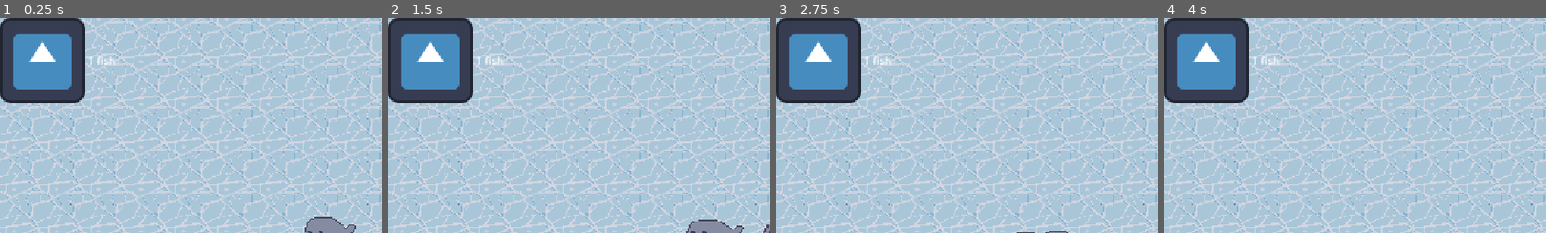
Above: before the commit, frames 1-4 (left to right).
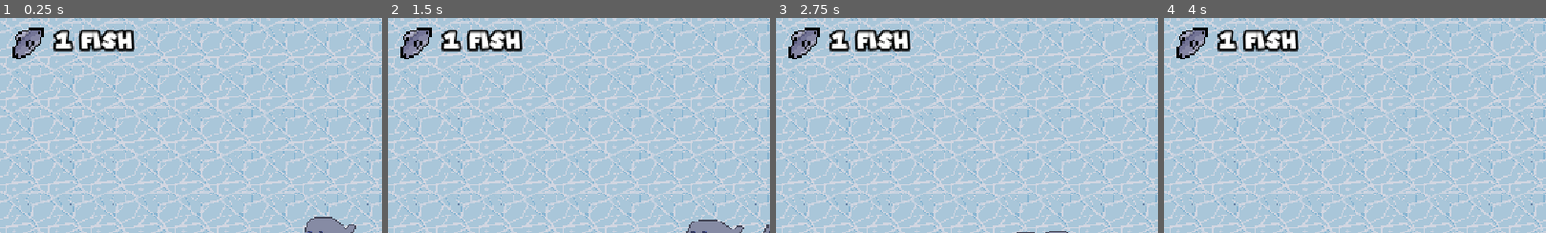
Above: after the commit, the same moments.

Repository: chamerlish/Collony-Sim
Game: Godot game, scene res://scenes/world.tscn
The game is run twice, just before and just after one commit, with the same random seed, the same clock (stepped at 60 frames per second) and the same inputs. The engine's default icon, where the game draws it, is replaced by a stand-in: a white triangle on a blue panel in a dark square.
Inputs (mouse positions are % of the whole screen's width and height, from its top left):
- Up to frame 1 (0.25 s): no input
- Up to frame 2 (1.5 s): tap Enter at 0.5 s; move the mouse to (72, 45) at 0.52 s; press the mouse at (72, 45) at 0.53 s; tap Space at 1.25 s; move the mouse to (30, 55) at 1.27 s; release the mouse at (30, 55) at 1.28 s; click (30, 55) at 1.35 s
- Up to frame 3 (2.75 s): move the mouse to (60, 28) at 2.02 s; press the mouse at (60, 28) at 2.03 s
- Up to frame 4 (4 s): move the mouse to (45, 70) at 2.77 s; release the mouse at (45, 70) at 2.78 s; click (45, 70) at 2.85 s; move the mouse to (80, 65) at 3.52 s; press the mouse at (80, 65) at 3.53 s
The pictures show only the part of the screen within x 0-50%, y 0-50%; the shares and areas given below are measured in that part.

The runs differ from the first frame. In frame 1, 10% of the frame differs, in the area x 0-36%, y 0-40%; in frame 2, 10%; in frame 3, 10%; in frame 4, 10%.

Commit message:
looks sick

Diff:
--- a/scenes/world.tscn
+++ b/scenes/world.tscn
@@ -4,7 +4,14 @@
 [ext_resource type="Texture2D" uid="uid://bbb5bhb37jtqv" path="res://sprites/floor_tile.png" id="2_rwgxs"]
 [ext_resource type="Script" uid="uid://b4ek7lfn0qlru" path="res://scripts/minion_selector.gd" id="3_4wyf3"]
 [ext_resource type="PackedScene" uid="uid://cfs1p7wg27rnj" path="res://scenes/fishing_spot.tscn" id="3_71j4m"]
-[ext_resource type="Texture2D" uid="uid://bwrhikkh6jc48" path="res://icon.svg" id="4_k0juu"]
+[ext_resource type="Texture2D" uid="uid://c1deeencoofbj" path="res://sprites/fish.png" id="5_71j4m"]
+[ext_resource type="FontFile" uid="uid://c6gnqpwfl47tp" path="res://fonts/SuperMario256.ttf" id="6_qfnet"]
+
+[sub_resource type="LabelSettings" id="LabelSettings_71j4m"]
+font = ExtResource("6_qfnet")
+font_size = 33
+outline_size = 15
+outline_color = Color(0, 0, 0, 1)
 
 [node name="world" type="Node2D" unique_id=177771181]
 
@@ -45,14 +52,26 @@
 
 [node name="HUD" type="CanvasLayer" parent="." unique_id=1730730499]
 
-[node name="HBoxContainer" type="HBoxContainer" parent="HUD" unique_id=1577567431]
-offset_right = 40.0
-offset_bottom = 40.0
+[node name="MarginContainer" type="MarginContainer" parent="HUD" unique_id=564875106]
+anchors_preset = 10
+anchor_right = 1.0
+offset_left = 19.0
+offset_top = 15.0
+offset_right = -20.0
+offset_bottom = 62.0
+grow_horizontal = 2
 
-[node name="FishTexture" type="TextureRect" parent="HUD/HBoxContainer" unique_id=37455048]
+[node name="HBoxContainer" type="HBoxContainer" parent="HUD/MarginContainer" unique_id=1577567431]
 layout_mode = 2
-texture = ExtResource("4_k0juu")
+theme_override_constants/separation = 18
 
-[node name="FishCount" type="Label" parent="HUD/HBoxContainer" unique_id=31765626]
+[node name="FishTexture" type="TextureRect" parent="HUD/MarginContainer/HBoxContainer" unique_id=37455048]
+texture_filter = 1
+layout_mode = 2
+texture = ExtResource("5_71j4m")
+expand_mode = 2
+
+[node name="FishCount" type="Label" parent="HUD/MarginContainer/HBoxContainer" unique_id=31765626]
 layout_mode = 2
 text = "1 fish"
+label_settings = SubResource("LabelSettings_71j4m")
Binary file added: fonts/SuperMario256.ttf
Not shown, added: fonts/SuperMario256.ttf.import
Binary file added: sprites/fish.png
Not shown, added: sprites/fish.png.import
